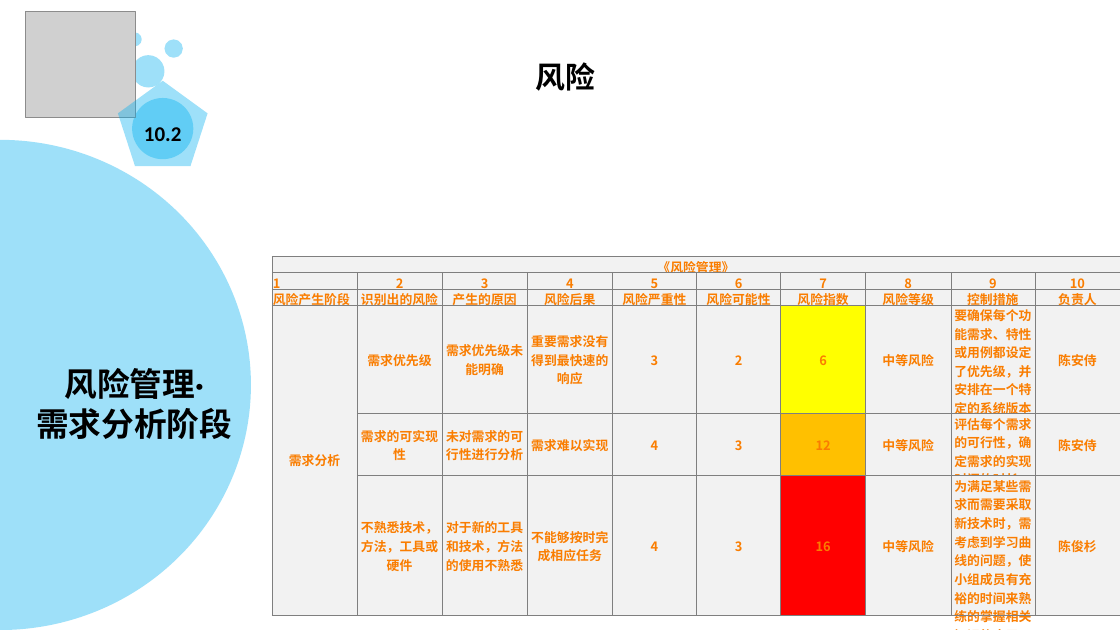
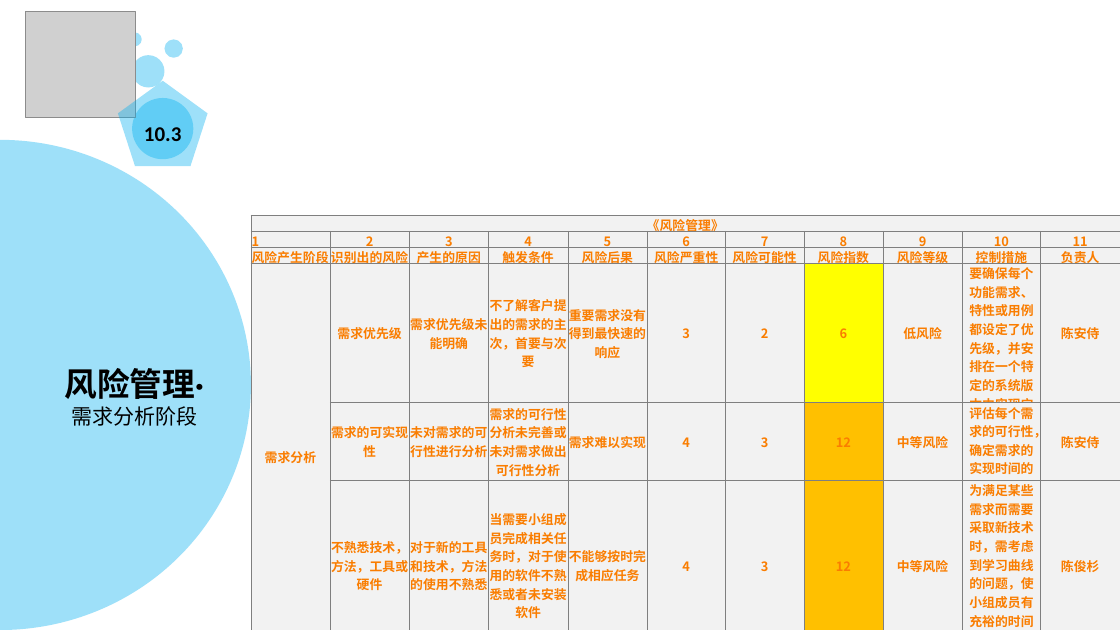
Before and after one commit to PRD2018-G13/PRD2018-G13-TeamProject, a slide deck: slide 66 of PRD2018-G13组项目/软件工程系列课程教学辅助网站/受控文档/分析设计/PRD2018-G13-项目里程碑.pptx (slide 71 before the commit). Drawn at 1120x630 pixels with LibreOffice and Linux fonts; fonts in the diff are those of the drawing; grey boxes stand for pictures; background and template pictures are left out. Boxes give left, top, right and bottom in pixels: in the first picture for what was removed or moved away, otherwise in the second. Text is boxed around its words. In the diff, an @@ line names an element or a change of style, - is before the commit and + after.

```diff
--- a/PRD2018-G13组项目/软件工程系列课程教学辅助网站/受控文档/分析设计/PRD2018-G13-项目里程碑.pptx
+++ b/PRD2018-G13组项目/软件工程系列课程教学辅助网站/受控文档/分析设计/PRD2018-G13-项目里程碑.pptx
@@ text removed at (536,62,596,91) @@
-风险
@@ text in pentagon at (144,127,181,141): text changed @@
-10.2
+10.3
@@ table at (251,215,1117,271) @@
-column 4:  | 4 | 风险后果
-column 5:  | 5 | 风险严重性
-column 6:  | 6 | 风险可能性
-column 7:  | 7 | 风险指数
-column 8:  | 8 | 风险等级
-column 9:  | 9 | 控制措施
-column 10:  | 10 | 负责人
+column 4:  | 4 | 触发条件
+column 5:  | 5 | 风险后果
+column 6:  | 6 | 风险严重性
+column 7:  | 7 | 风险可能性
+column 8:  | 8 | 风险指数
+column 9:  | 9 | 风险等级
+column 10:  | 10 | 控制措施
+column 11:  | 11 | 负责人
@@ table: place and size @@
-table at (272,256,1118,370)
+table at (251,215,1117,271)
@@ table at (251,263,1117,630) @@
+column 4: 不了解客户提出的需求的主次，首要与次要 | 需求的可行性分析未完善或未对需求做出可行性分析 | 当需要小组成员完成相关任务时，对于使用的软件不熟悉或者未安装软件
-column 8, row 3: 16
+column 8, row 3: 12
-column 9, row 1: 中等风险
+column 9, row 1: 低风险
@@ table: place and size @@
-table at (272,305,1118,630)
+table at (251,263,1117,630)
@@ text at (71,406,197,426): size 28 to 18 pt, bold off in "需求分析阶段" @@
```
Also in this commit, not shown: 18 other slides changed, 59 slides added, 57 slides removed.
